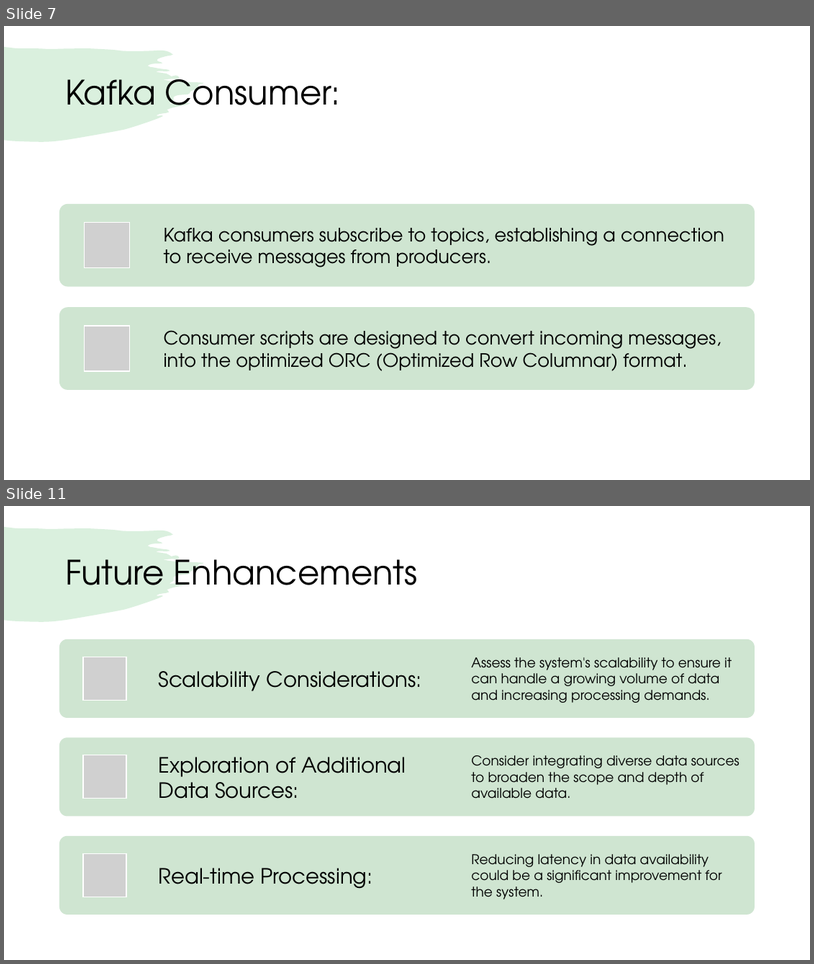
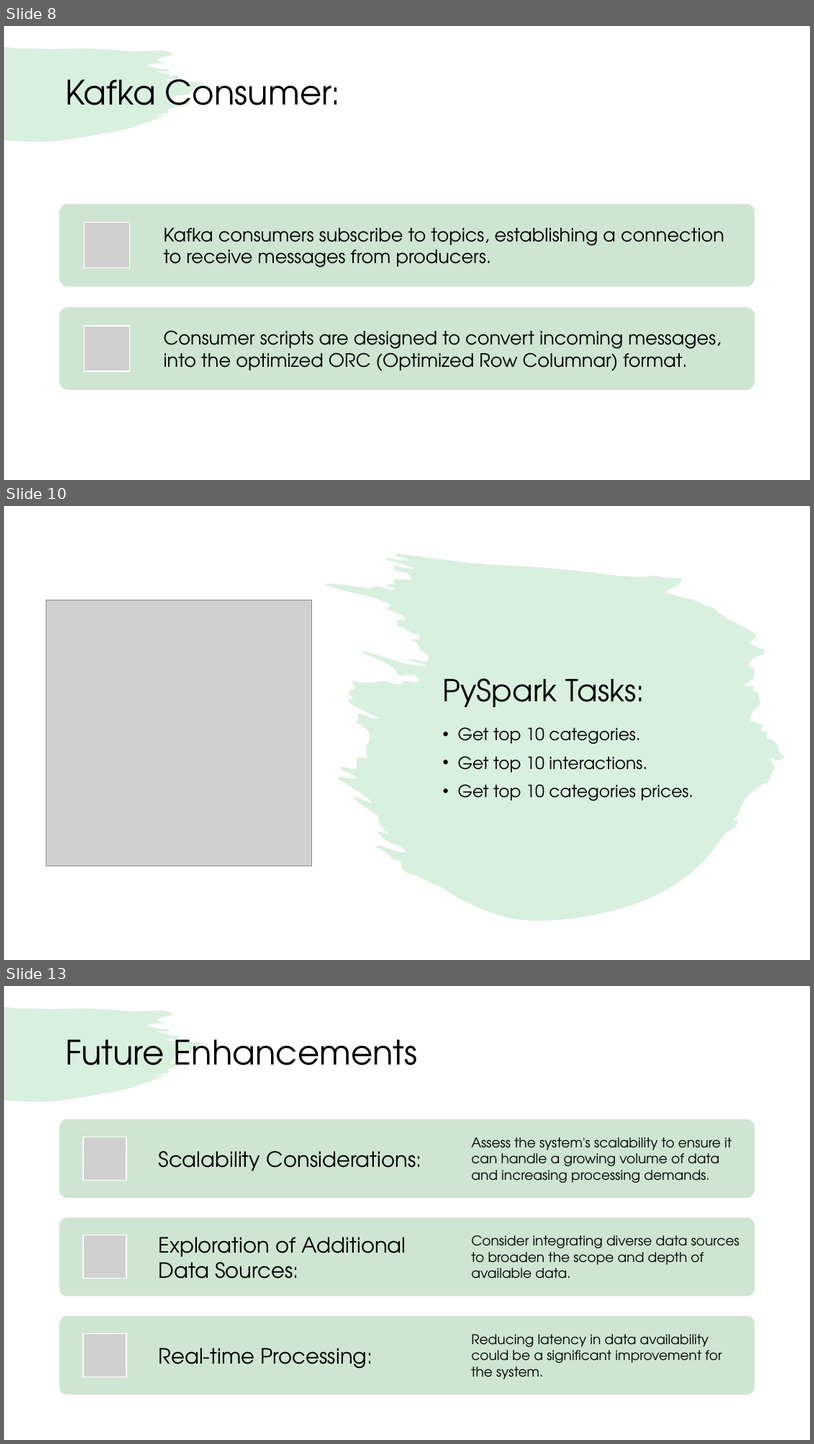
Before and after one commit to Pradyothsp/bd-pipeline, a slide deck: reports/Presentation.pptx. Shown one above the other, each under a label of ours: slides 7 and 11 before the commit, slides 8, 10 and 13 after it; the slides between them are not shown. The pictures are 814x964 and 814x1444 pixels, drawn with LibreOffice and Linux fonts; fonts in the diff are those of the drawing; grey boxes stand for pictures. Boxes give left, top, right and bottom in pixels: in the first picture for what was removed or moved away, otherwise in the second. Text is boxed around its words. In the diff, an @@ line names an element or a change of style, - is before the commit and + after.

```diff
--- a/reports/Presentation.pptx
+++ b/reports/Presentation.pptx
@@ slide 10 added at box(4, 506, 810, 960), background #FFFFFF; not listed: 1 template element that a slide beside it also shows @@
@@ rectangle added at box(4, 506, 810, 960), fill #FFFFFF @@
@@ freeform shape added at box(325, 554, 786, 921), fill #48B75D at 20% opacity @@
@@ picture added at box(46, 600, 312, 866) @@
@@ title added at box(443, 678, 646, 707), 36 pt, text #000000 @@
+PySpark Tasks:
@@ text added at box(458, 727, 694, 800), 20 pt, text #000000 @@
+• Get top 10 categories.
+• Get top 10 interactions.
+• Get top 10 categories prices.
@@ what was slide 7 is now slide 8 @@
@@ what was slide 11 is now slide 13 @@
```
Also in this commit, not shown: 3 slides changed, 4 other slides added, 3 slides removed, 2 other files.
